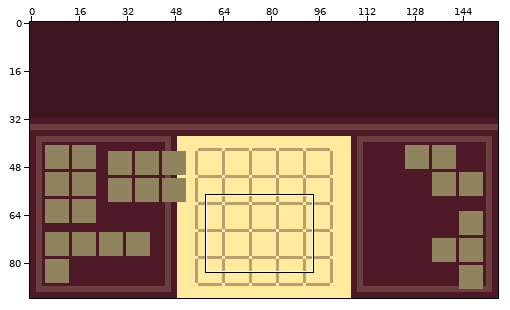
Pixel-art file -- art_workspace/levels/level3.aseprite. Above: a wide view before the commit, with the close-up outlined.
Close-up. Before the commit:
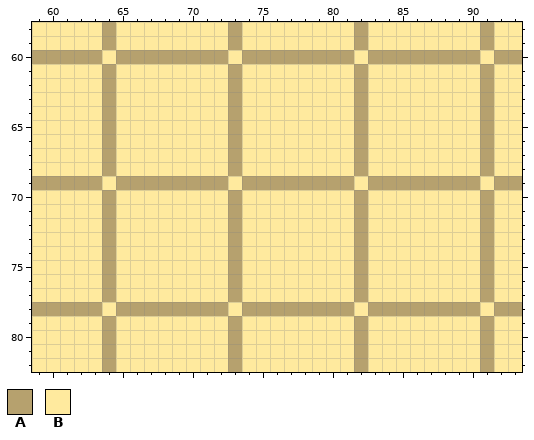
156x92 pixels, 1 frame. Shown: x 59..93, y 58..82. The commit also changed other parts of the picture, which this record leaves out.
Visible layers, top first: "Layer 1", "Table".
Palette (. is transparent): A #b6a16e  B #ffea9e
Pixels before, first column x 59:
58 BBBBBABBBBBBBBABBBBBBBBABBBBBBBBABB
59 BBBBBABBBBBBBBABBBBBBBBABBBBBBBBABB
60 AAAAABAAAAAAAABAAAAAAAABAAAAAAAABAA
61 BBBBBABBBBBBBBABBBBBBBBABBBBBBBBABB
62 BBBBBABBBBBBBBABBBBBBBBABBBBBBBBABB
63 BBBBBABBBBBBBBABBBBBBBBABBBBBBBBABB
64 BBBBBABBBBBBBBABBBBBBBBABBBBBBBBABB
65 BBBBBABBBBBBBBABBBBBBBBABBBBBBBBABB
66 BBBBBABBBBBBBBABBBBBBBBABBBBBBBBABB
67 BBBBBABBBBBBBBABBBBBBBBABBBBBBBBABB
68 BBBBBABBBBBBBBABBBBBBBBABBBBBBBBABB
69 AAAAABAAAAAAAABAAAAAAAABAAAAAAAABAA
70 BBBBBABBBBBBBBABBBBBBBBABBBBBBBBABB
71 BBBBBABBBBBBBBABBBBBBBBABBBBBBBBABB
72 BBBBBABBBBBBBBABBBBBBBBABBBBBBBBABB
73 BBBBBABBBBBBBBABBBBBBBBABBBBBBBBABB
74 BBBBBABBBBBBBBABBBBBBBBABBBBBBBBABB
75 BBBBBABBBBBBBBABBBBBBBBABBBBBBBBABB
76 BBBBBABBBBBBBBABBBBBBBBABBBBBBBBABB
77 BBBBBABBBBBBBBABBBBBBBBABBBBBBBBABB
78 AAAAABAAAAAAAABAAAAAAAABAAAAAAAABAA
79 BBBBBABBBBBBBBABBBBBBBBABBBBBBBBABB
80 BBBBBABBBBBBBBABBBBBBBBABBBBBBBBABB
81 BBBBBABBBBBBBBABBBBBBBBABBBBBBBBABB
82 BBBBBABBBBBBBBABBBBBBBBABBBBBBBBABB
After:
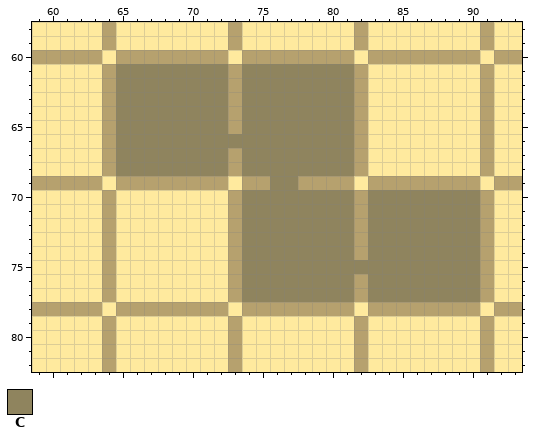
Colours new in this view: C #8f845e
Diff:
{"where": "layer \"Layer 1\""}
{"y":61,"x":65,"old":"BBBBBBBB","new":"CCCCCCCC"}
{"y":61,"x":74,"old":"BBBBBBBB","new":"CCCCCCCC"}
{"y":62,"x":65,"old":"BBBBBBBB","new":"CCCCCCCC"}
{"y":62,"x":74,"old":"BBBBBBBB","new":"CCCCCCCC"}
{"y":63,"x":65,"old":"BBBBBBBB","new":"CCCCCCCC"}
{"y":63,"x":74,"old":"BBBBBBBB","new":"CCCCCCCC"}
{"y":64,"x":65,"old":"BBBBBBBB","new":"CCCCCCCC"}
{"y":64,"x":74,"old":"BBBBBBBB","new":"CCCCCCCC"}
{"y":65,"x":65,"old":"BBBBBBBB","new":"CCCCCCCC"}
{"y":65,"x":74,"old":"BBBBBBBB","new":"CCCCCCCC"}
{"y":66,"x":65,"old":"BBBBBBBBABBBBBBBB","new":"CCCCCCCCCCCCCCCCC"}
{"y":67,"x":65,"old":"BBBBBBBB","new":"CCCCCCCC"}
{"y":67,"x":74,"old":"BBBBBBBB","new":"CCCCCCCC"}
{"y":68,"x":65,"old":"BBBBBBBB","new":"CCCCCCCC"}
{"y":68,"x":74,"old":"BBBBBBBB","new":"CCCCCCCC"}
{"y":69,"x":76,"old":"AA","new":"CC"}
{"y":70,"x":74,"old":"BBBBBBBB","new":"CCCCCCCC"}
{"y":70,"x":83,"old":"BBBBBBBB","new":"CCCCCCCC"}
{"y":71,"x":74,"old":"BBBBBBBB","new":"CCCCCCCC"}
{"y":71,"x":83,"old":"BBBBBBBB","new":"CCCCCCCC"}
{"y":72,"x":74,"old":"BBBBBBBB","new":"CCCCCCCC"}
{"y":72,"x":83,"old":"BBBBBBBB","new":"CCCCCCCC"}
{"y":73,"x":74,"old":"BBBBBBBB","new":"CCCCCCCC"}
{"y":73,"x":83,"old":"BBBBBBBB","new":"CCCCCCCC"}
{"y":74,"x":74,"old":"BBBBBBBB","new":"CCCCCCCC"}
{"y":74,"x":83,"old":"BBBBBBBB","new":"CCCCCCCC"}
{"y":75,"x":74,"old":"BBBBBBBBABBBBBBBB","new":"CCCCCCCCCCCCCCCCC"}
{"y":76,"x":74,"old":"BBBBBBBB","new":"CCCCCCCC"}
{"y":76,"x":83,"old":"BBBBBBBB","new":"CCCCCCCC"}
{"y":77,"x":74,"old":"BBBBBBBB","new":"CCCCCCCC"}
{"y":77,"x":83,"old":"BBBBBBBB","new":"CCCCCCCC"}
